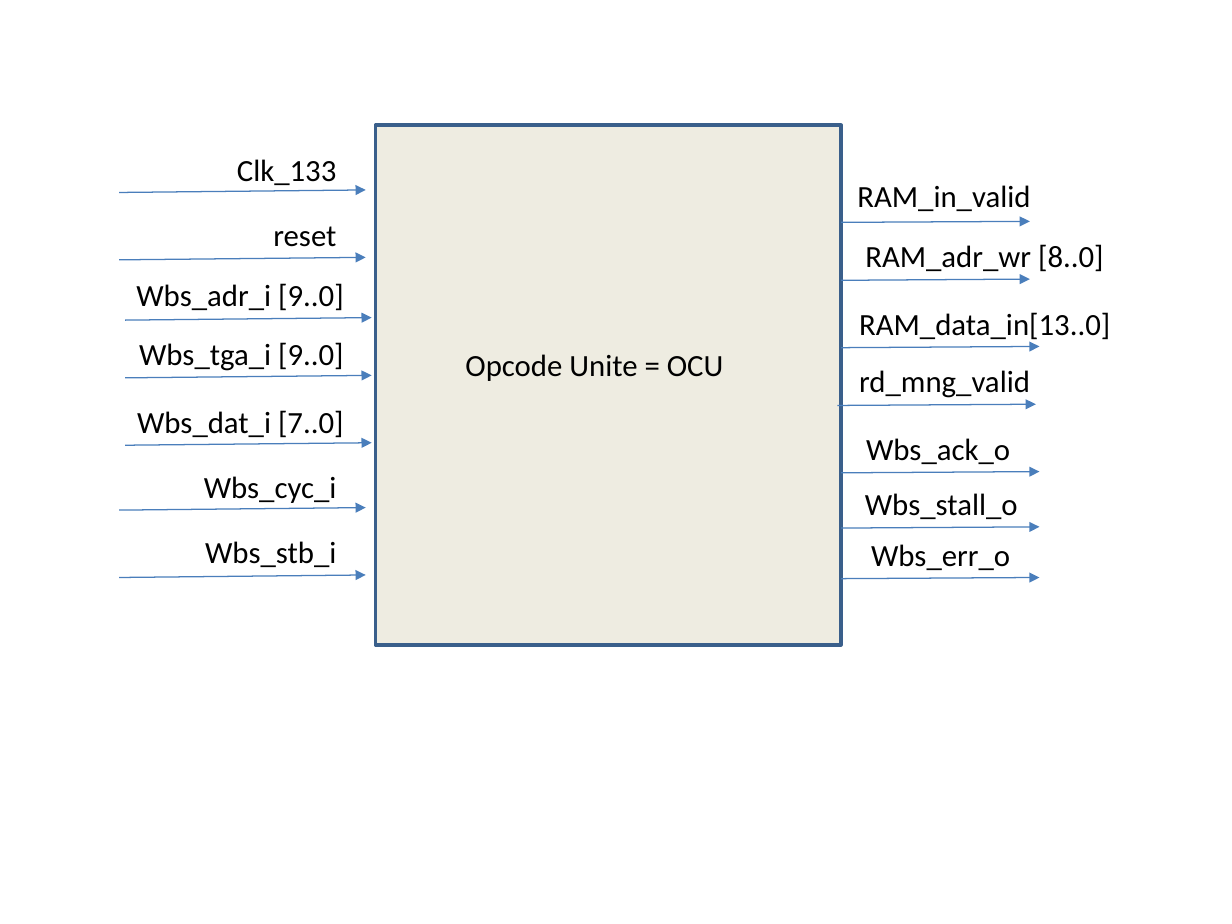
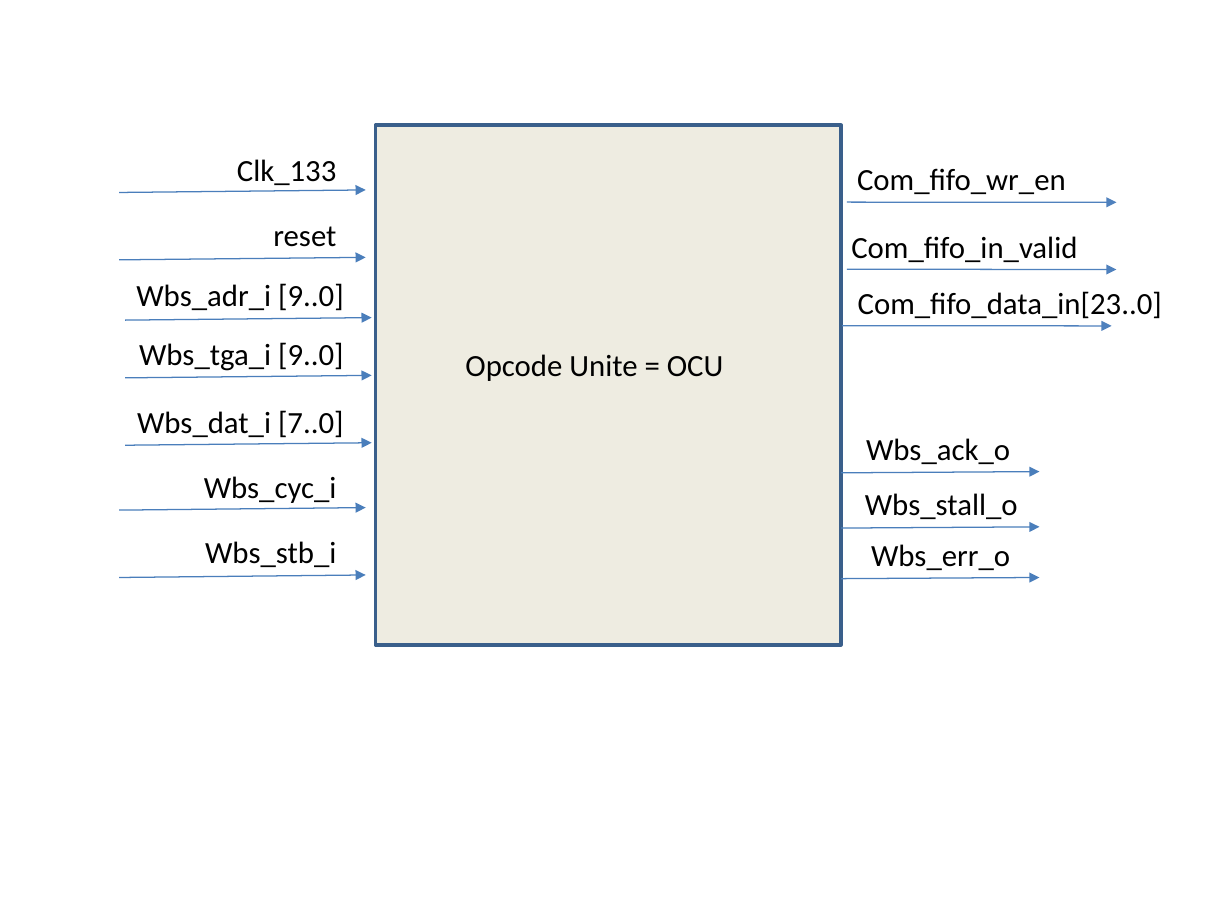
Before and after one commit to sandro6579/symbol-generator, a slide deck: slide 1 of docs/meeting summeries/2012_01_14/2012_01_14_blocks.pptx. Drawn at 1232x924 pixels with LibreOffice and Linux fonts; fonts in the diff are those of the drawing. Boxes give left, top, right and bottom in pixels: in the first picture for what was removed or moved away, otherwise in the second. Text is boxed around its words. In the diff, an @@ line names an element or a change of style, - is before the commit and + after.

```diff
--- a/docs/meeting summeries/2012_01_14/2012_01_14_blocks.pptx
+++ b/docs/meeting summeries/2012_01_14/2012_01_14_blocks.pptx
@@ text added at <box>857,168,1066,194</box>, 18 pt, text #000000 @@
+Com_fifo_wr_en
@@ arrow moved from (841, 222) - (1030, 222) to (846, 202) - (1116, 202) @@
@@ arrow (846, 202) - (1116, 202): stroke #4B7EBC 0.75 pt to #4F81BD 0.75 pt @@
@@ text at <box>851,236,1077,262</box>: text changed @@
-RAM_in_valid
+Com_fifo_in_valid
@@ text removed at <box>865,244,1104,275</box> @@
-RAM_adr_wr [8..0]
@@ arrow moved from (841, 281) - (1030, 280) to (846, 270) - (1116, 270) @@
@@ arrow (846, 270) - (1116, 270): stroke #4B7EBC 0.75 pt to #4F81BD 0.75 pt @@
@@ text at <box>858,291,1162,322</box>: text changed @@
-RAM_data_in[13..0]
+Com_fifo_data_in[23..0]
@@ arrow moved from (841, 347) - (1040, 346) to (843, 325) - (1111, 326) @@
@@ arrow (843, 325) - (1111, 326): stroke #4B7EBC 0.75 pt to #4F81BD 0.75 pt @@
@@ text removed at <box>859,370,1030,401</box> @@
-rd_mng_valid
@@ arrow removed from (838, 405) to (1036, 404) @@
```
Also in this commit, not shown: 1 other slide changed, 1 slide added, 1 other file.
